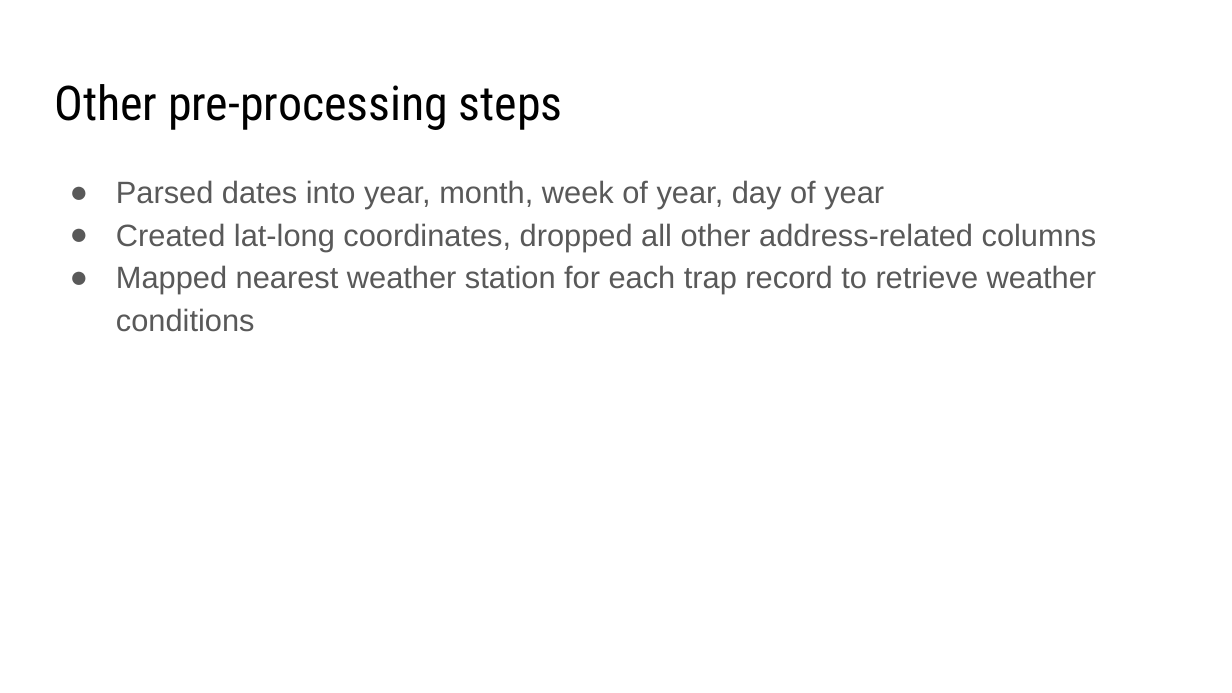
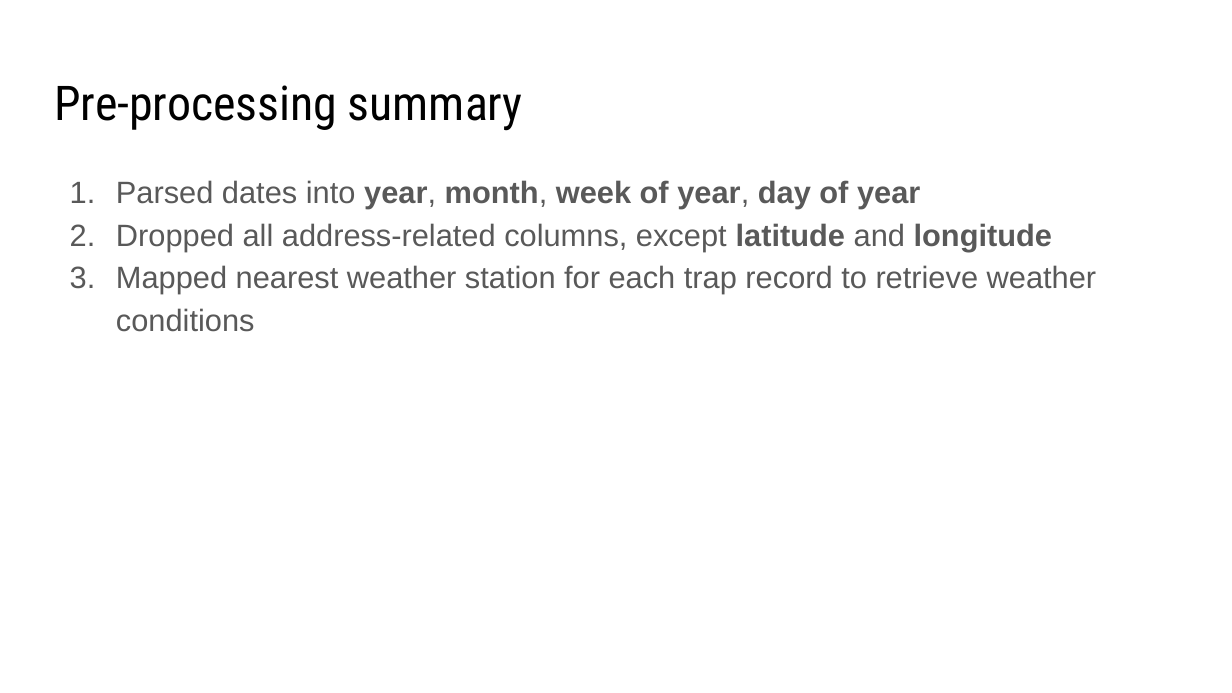
Before and after one commit to zzeniale/West-Nile-Virus-prediction, a slide deck: slide 24 of group_presentation.pptx (slide 23 before the commit). Drawn at 1232x693 pixels with LibreOffice and Linux fonts; fonts in the diff are those of the drawing. Boxes give left, top, right and bottom in pixels: in the first picture for what was removed or moved away, otherwise in the second. Text is boxed around its words. In the diff, an @@ line names an element or a change of style, - is before the commit and + after.

```diff
--- a/group_presentation.pptx
+++ b/group_presentation.pptx
@@ title at (x1=54, y1=85, x2=523, y2=131): text changed @@
-Other pre-processing steps
+Pre-processing summary
@@ text at (x1=116, y1=180, x2=1097, y2=332): bold on in "year, month, week of year, day of ..."; bullet ● to 1. @@
@@ text at (x1=116, y1=223, x2=1052, y2=252): text changed @@
-● Created lat-long coordinates, dropped all other address-related columns
+2. Dropped all address-related columns, except latitude and longitude
```
Also in this commit, not shown: 11 other slides changed, 3 slides added, 3 slides removed.
